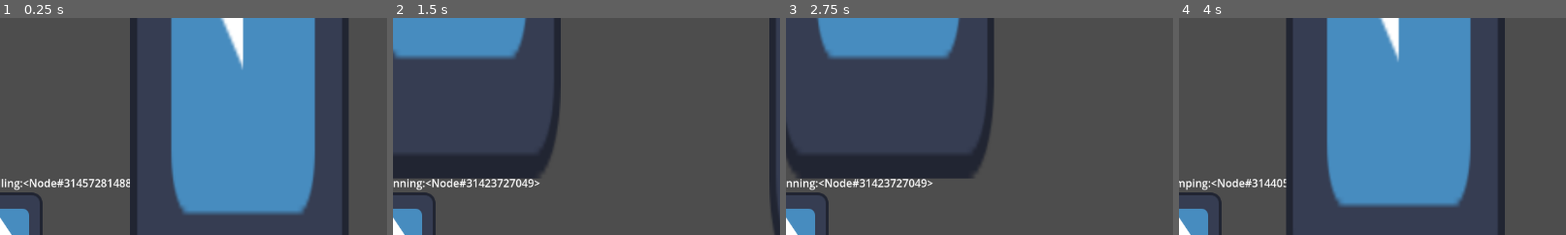
Above: before the commit, frames 1-4 (left to right).
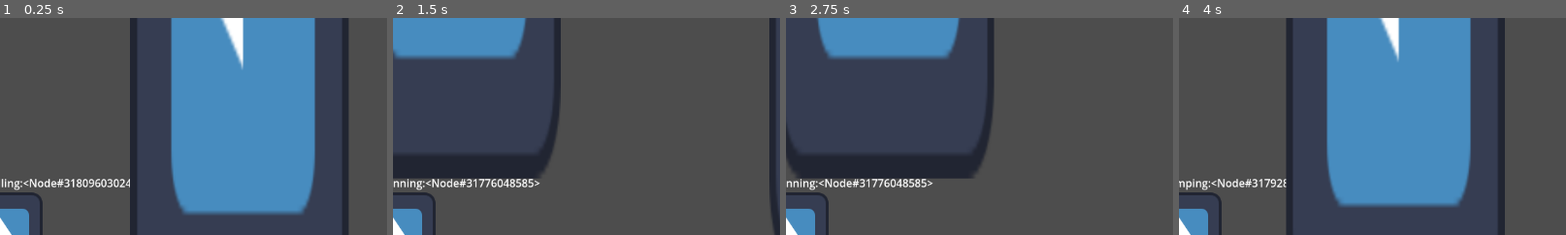
Above: after the commit, the same moments.

Repository: FoxedGuy/rune-ruins
Game: Godot game, scene res://player/PlayerTest.tscn
The game is run twice, just before and just after one commit, with the same random seed, the same clock (stepped at 60 frames per second) and the same inputs. The engine's default icon, where the game draws it, is replaced by a stand-in: a white triangle on a blue panel in a dark square.
Inputs:
- Up to frame 1 (0.25 s): no input
- Up to frame 2 (1.5 s): hold D (move_right) from 0.53 s (still down); tap W (move_jump) at 0.77 s
- Up to frame 3 (2.75 s): tap W (move_jump) at 1.52 s; release D (move_right) at 2.03 s; hold A (move_left) from 2.03 s (still down)
- Up to frame 4 (4 s): release A (move_left) at 2.78 s; hold D (move_right) from 2.78 s (still down); tap W (move_jump) at 3.02, 3.77 s
The pictures show only the part of the screen within x 50-100%, y 0-50%; the shares and areas given below are measured in that part.

The runs differ from the first frame. In frame 1, 0.3% of the frame differs, in the area x 19-34%, y 74-79%; in frame 2, 0.3%, in the area x 22-37%, y 74-79%; in frame 3, 0.3%; in frame 4, 0.1%.

Commit message:
added effect related functions plus healing function

Diff:
--- a/player/Player.gd
+++ b/player/Player.gd
@@ -25,7 +25,7 @@
 var experience_points: int
 var experience_to_next_level: int
 
-var effects
+var effects = []
 var weapon
 var inventory
 
@@ -84,6 +84,17 @@
 func attack() -> void:
 	stamina -= 10
 
+func heal(hp_to_add: int) -> void:
+	health = clamp(health+hp_to_add, 0, max_health)
+
+func add_effect(new_effect):
+	effects.append(new_effect)
+	#TODO: Effect class with "apply" method
+
+func remove_effect(effect):
+	if effect in effects:
+		effects.erase(effect)
+
 func get_damage(damage: int) -> void:
 	health -= damage
 	health_changed.emit(health)
